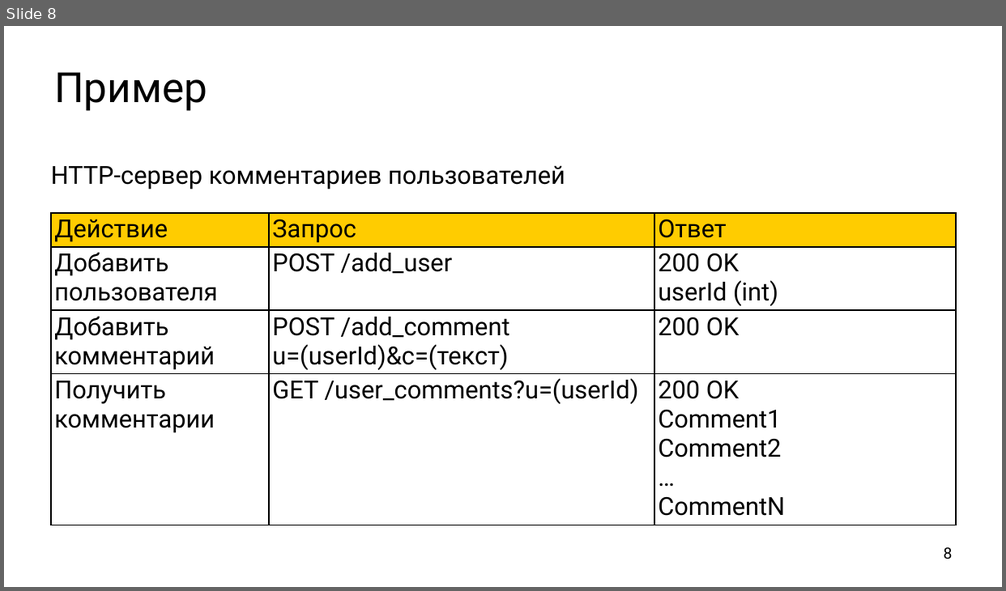
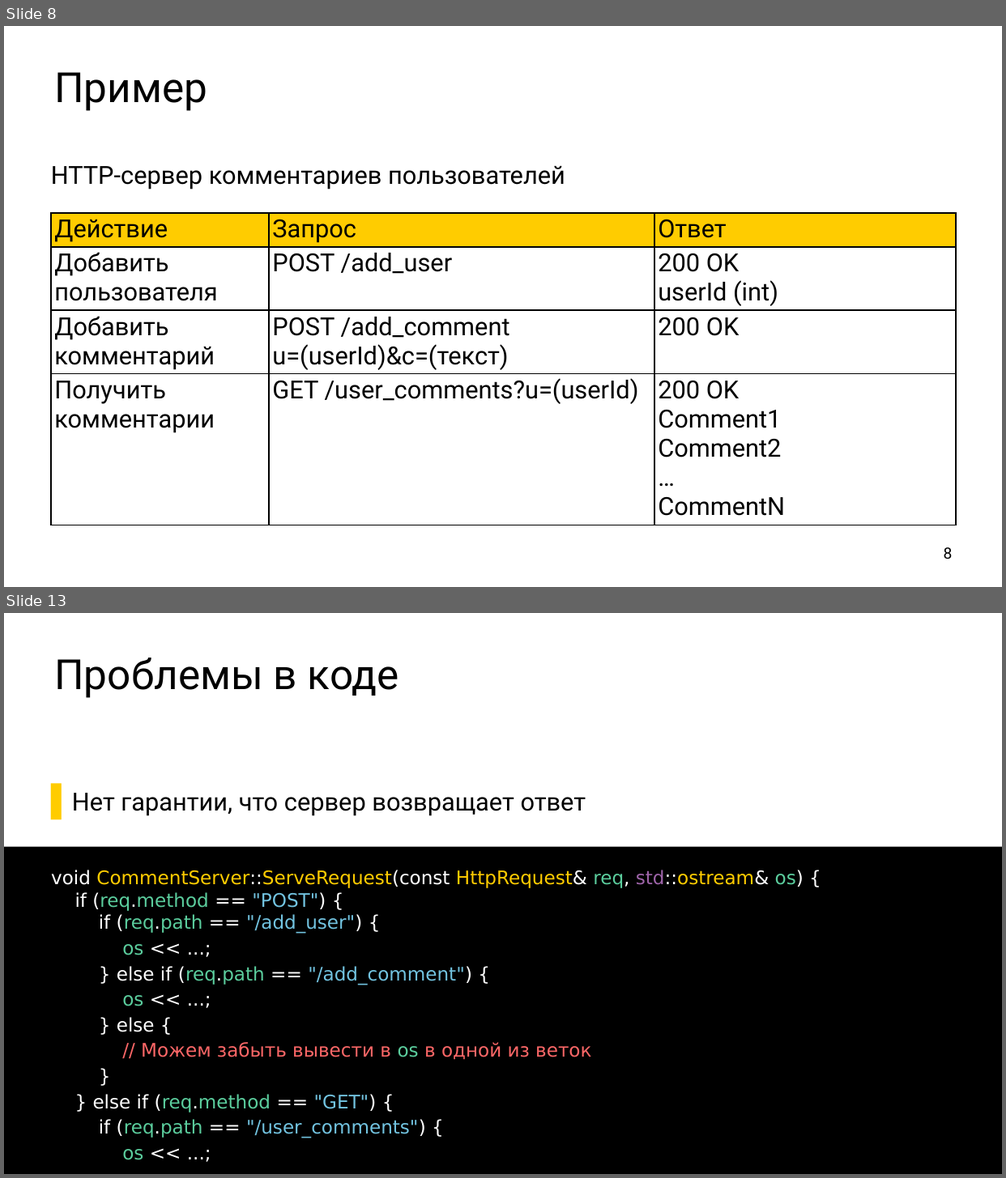
Before and after one commit to ishfb/secr2017, a slide deck: slides.pptx. Shown one above the other, each under a label of ours: slide 8 before the commit, slides 8 and 13 after it; the slides between them are not shown. The pictures are 1006x591 and 1006x1178 pixels, drawn with LibreOffice and Linux fonts; fonts in the diff are those of the drawing. Boxes give left, top, right and bottom in pixels: in the first picture for what was removed or moved away, otherwise in the second. Text is boxed around its words. In the diff, an @@ line names an element or a change of style, - is before the commit and + after.

```diff
--- a/slides.pptx
+++ b/slides.pptx
@@ slide 13 added at box(4, 613, 1002, 1174), background #FFFFFF @@
@@ title added at box(54, 658, 399, 698), 80 pt, text #000000 @@
+Проблемы в коде
@@ text added at box(72, 793, 586, 816), 48 pt, text #000000 @@
+  ▌ Нет гарантии, что сервер возвращает ответ
@@ text added at box(4, 847, 1002, 1174), fill #000000, 36 pt, text #FFFFFF @@
+void CommentServer::ServeRequest(const HttpRequest& req, std::ostream& os) {
+if (req.method == "POST") {
+if (req.path == "/add_user") {
+os << ...;
+} else if (req.path == "/add_comment") {
+os << ...;
+} else {
+// Можем забыть вывести в os в одной из веток
+}
+} else if (req.method == "GET") {
+if (req.path == "/user_comments") {
+os << ...;
```
Also in this commit, not shown: 8 other slides added.
